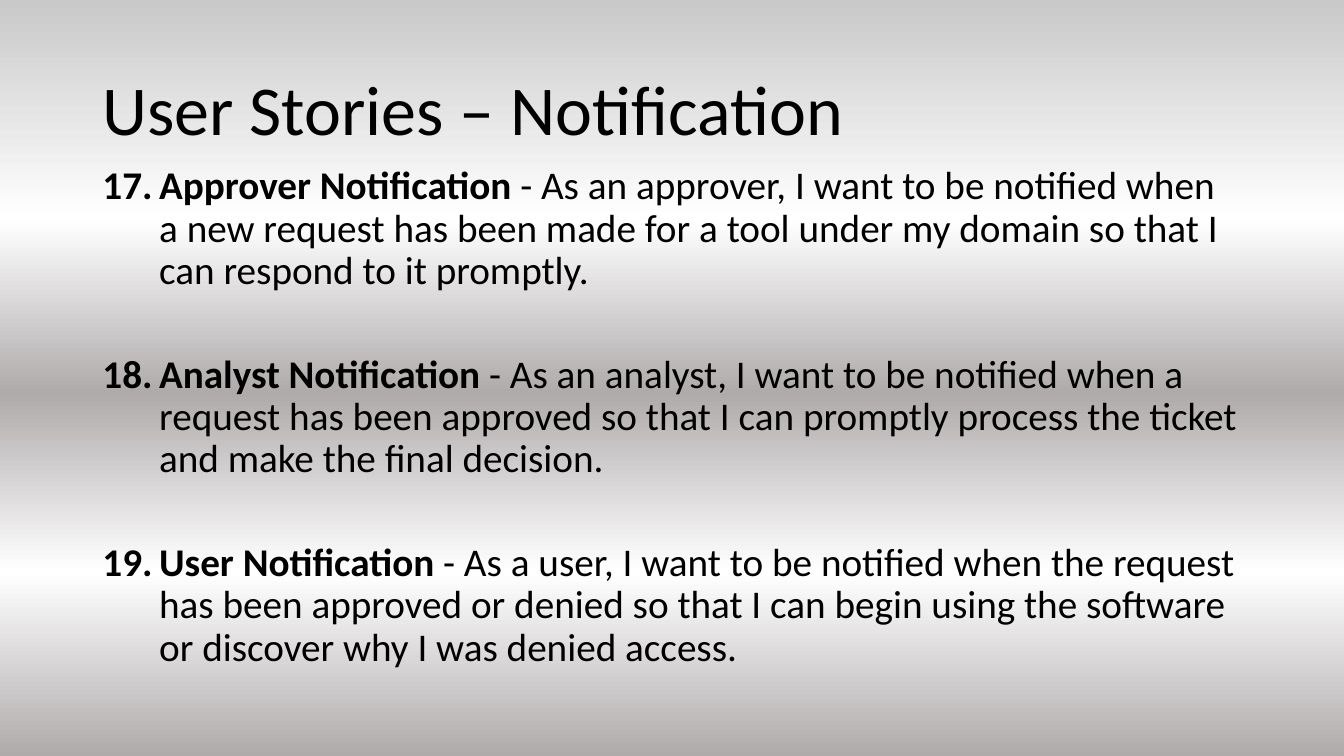
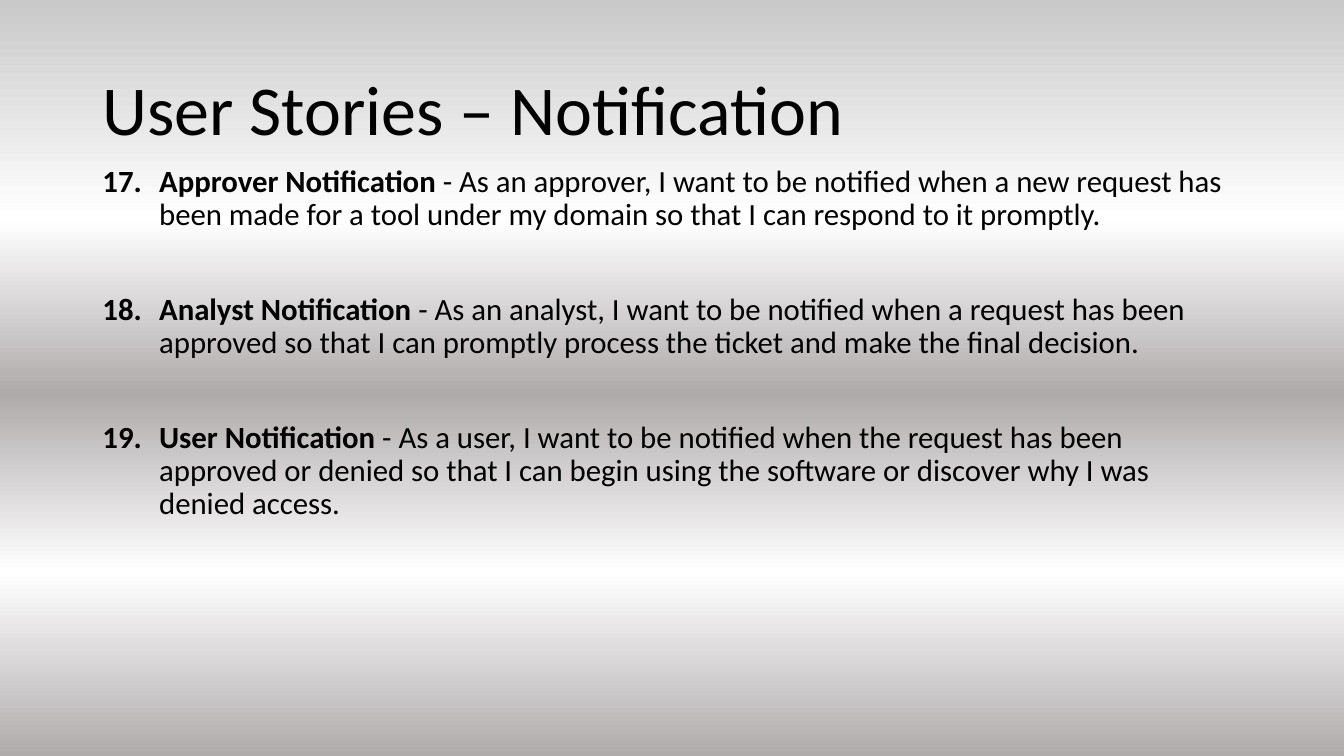
Before and after one commit to TristanHeisler/Team-Dancing-To-Zebras, a slide deck: slide 8 of Milestone 3/Milestone 3.pptx. Drawn at 1344x756 pixels with LibreOffice and Linux fonts; fonts in the diff are those of the drawing. Boxes give left, top, right and bottom in pixels: in the first picture for what was removed or moved away, otherwise in the second. Text is boxed around its words. In the diff, an @@ line names an element or a change of style, - is before the commit and + after.

Commit message:
Fixed oversized font on one slide.

```diff
--- a/Milestone 3/Milestone 3.pptx
+++ b/Milestone 3/Milestone 3.pptx
@@ text "Approver Notification - As an ..." at [159, 170, 1221, 514]: size 28 to 22 pt @@
```
